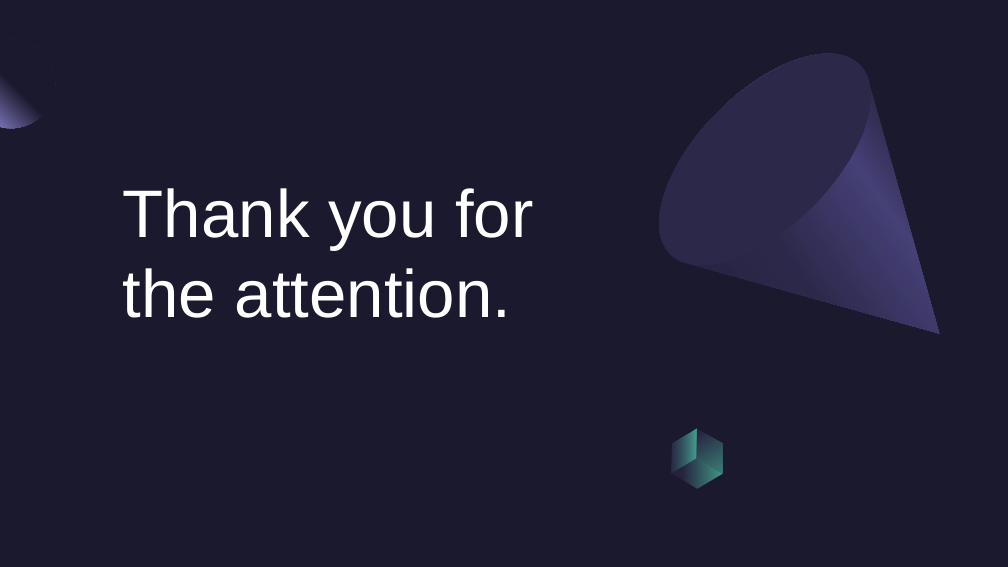
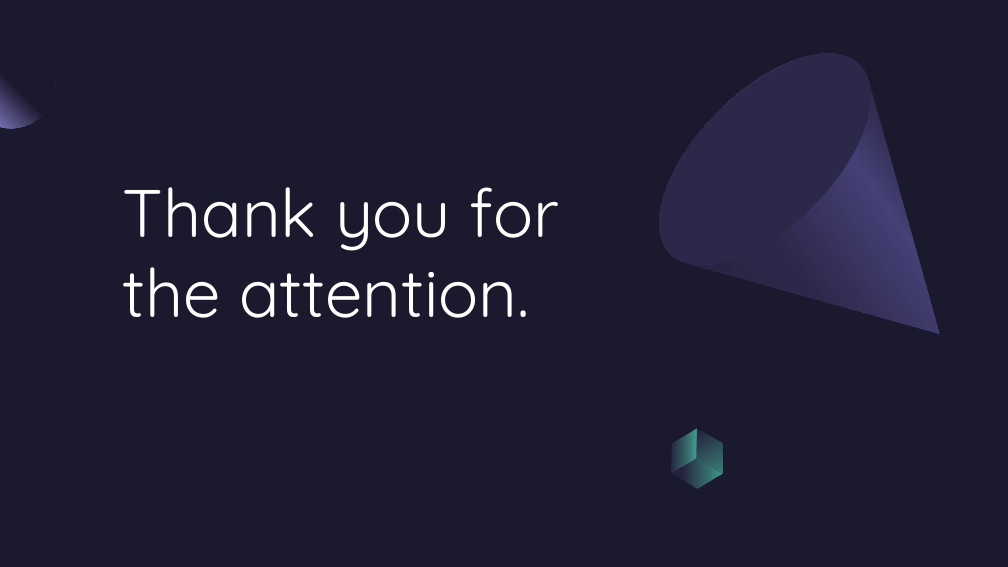
Before and after one commit to MeKiGiWi/varkt, a slide deck: slide 10 of New Shepard Presentation.pptx (slide 9 before the commit). Drawn at 1008x567 pixels with LibreOffice and Linux fonts; fonts in the diff are those of the drawing. Boxes give left, top, right and bottom in pixels: in the first picture for what was removed or moved away, otherwise in the second. Text is boxed around its words. In the diff, an @@ line names an element or a change of style, - is before the commit and + after.

```diff
--- a/New Shepard Presentation.pptx
+++ b/New Shepard Presentation.pptx
@@ title "Thank you for the attention." at (x1=123, y1=187, x2=559, y2=318): font Arial to Quicksand @@
```
Also in this commit, not shown: 3 other slides changed, 1 slide added, 1 other file.
